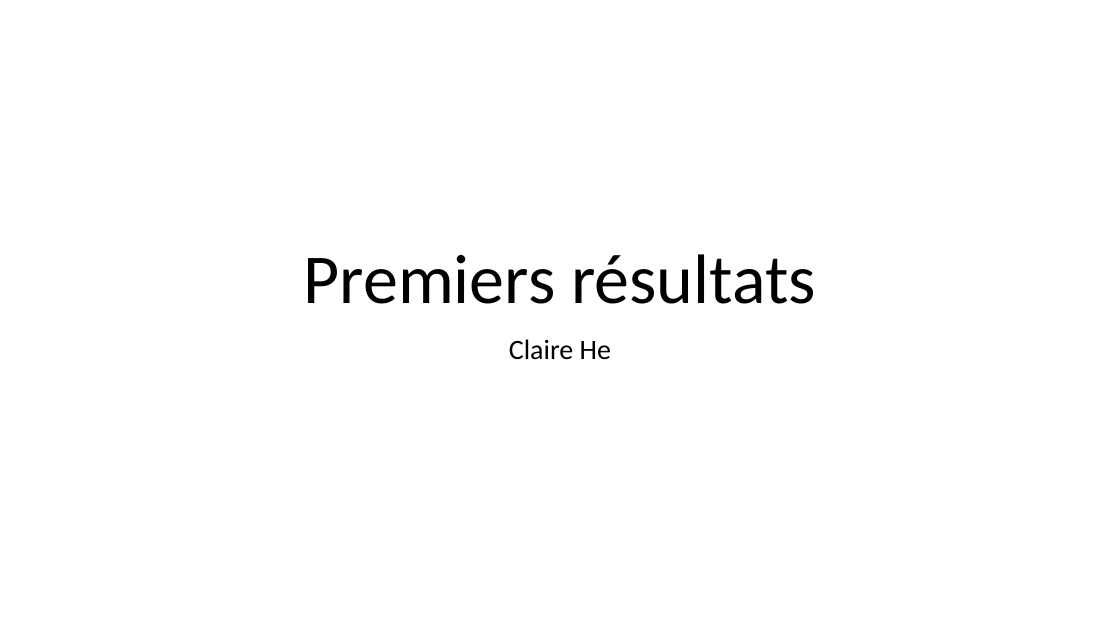
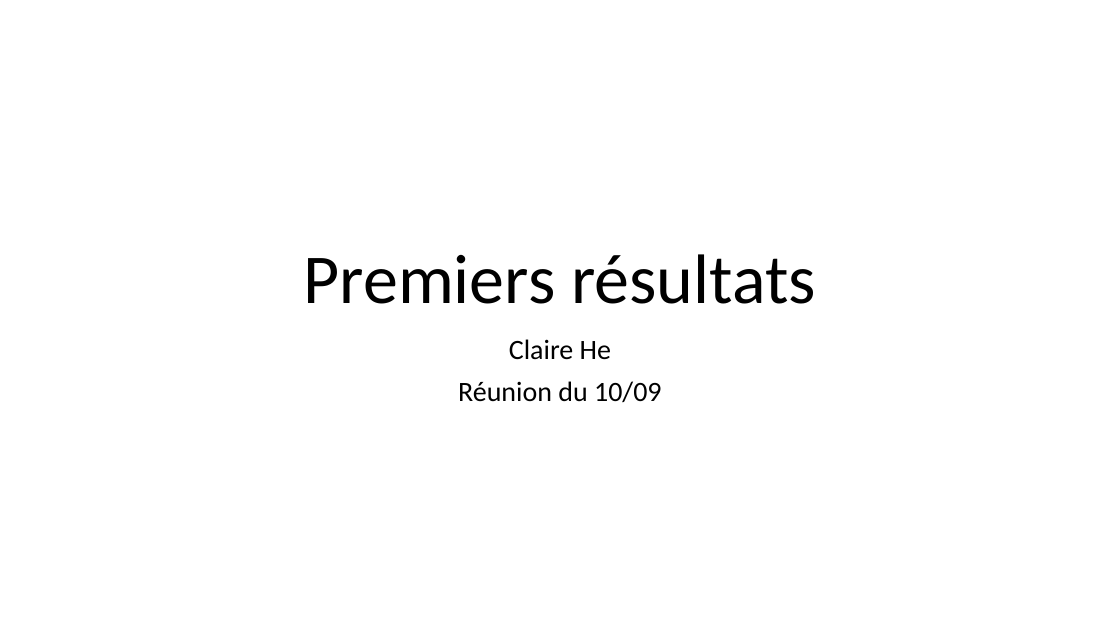
Before and after one commit to erialc-cal/NLP-FOMC, a slide deck: slide 1 of Pour_reu/reu1.pptx. Drawn at 1120x630 pixels with LibreOffice and Linux fonts; fonts in the diff are those of the drawing. Boxes give left, top, right and bottom in pixels: in the first picture for what was removed or moved away, otherwise in the second. Text is boxed around its words. In the diff, an @@ line names an element or a change of style, - is before the commit and + after.

```diff
--- a/Pour_reu/reu1.pptx
+++ b/Pour_reu/reu1.pptx
@@ subtitle at (458,381,662,403): paragraph added @@
+Réunion du 10/09
```
Also in this commit, not shown: 5 other slides changed, 8 slides added, 3 slides removed, 46 other files.
